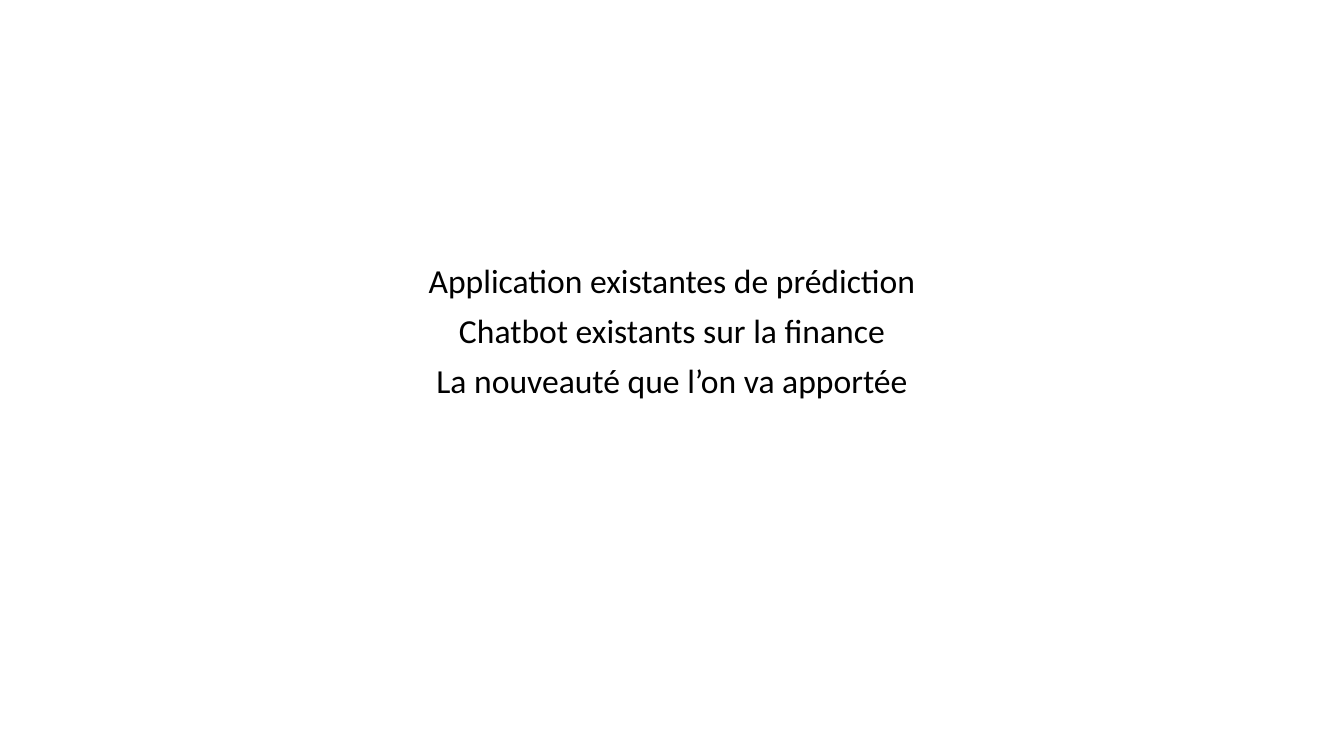
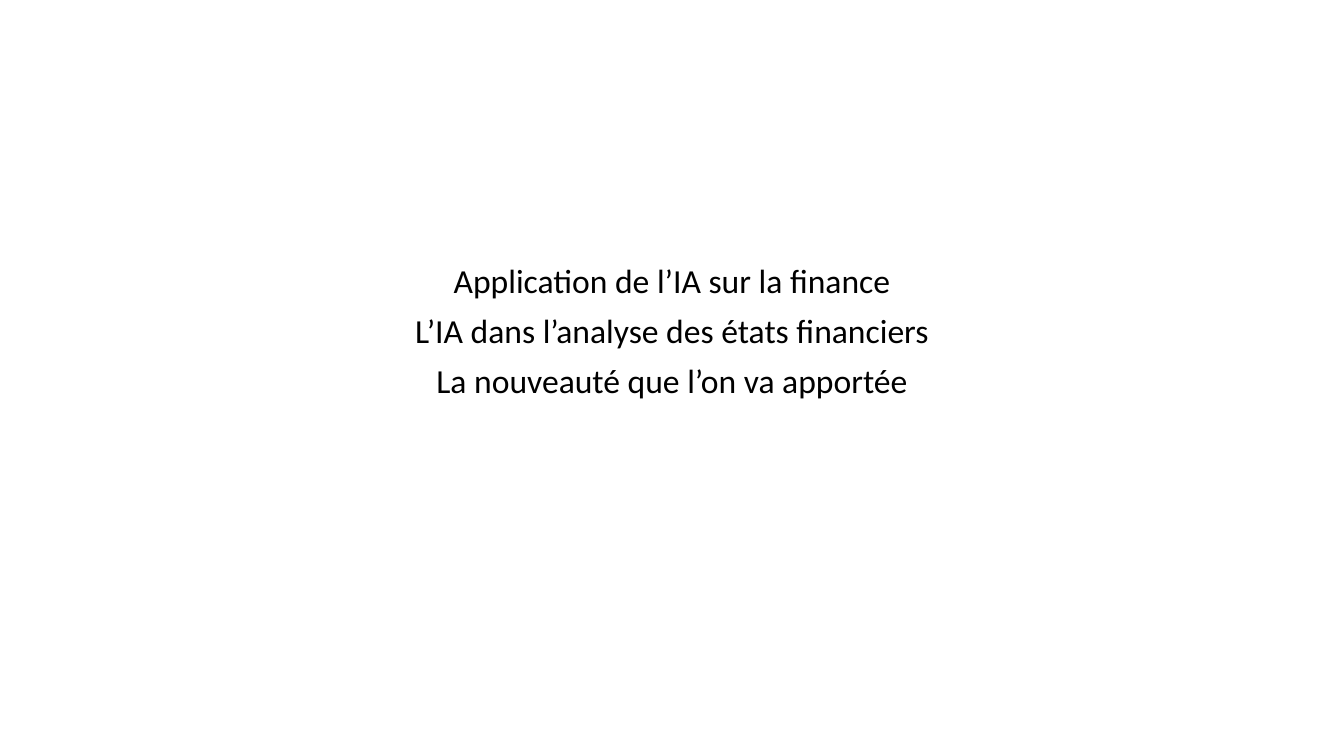
Before and after one commit to Jah-Say10/Master-Thesis-Omar-DIASSE, a slide deck: slide 17 of Presentation/Presentation Memoire.pptx (slide 6 before the commit). Drawn at 1344x756 pixels with LibreOffice and Linux fonts; fonts in the diff are those of the drawing. Boxes give left, top, right and bottom in pixels: in the first picture for what was removed or moved away, otherwise in the second. Text is boxed around its words. In the diff, an @@ line names an element or a change of style, - is before the commit and + after.

```diff
--- a/Presentation/Presentation Memoire.pptx
+++ b/Presentation/Presentation Memoire.pptx
@@ subtitle at [415, 269, 928, 349]: text changed @@
-Application existantes de prédiction
-Chatbot existants sur la finance
+Application de l’IA sur la finance
+L’IA dans l’analyse des états financiers
```
Also in this commit, not shown: 3 other slides changed, 22 slides added, 3 other files.
